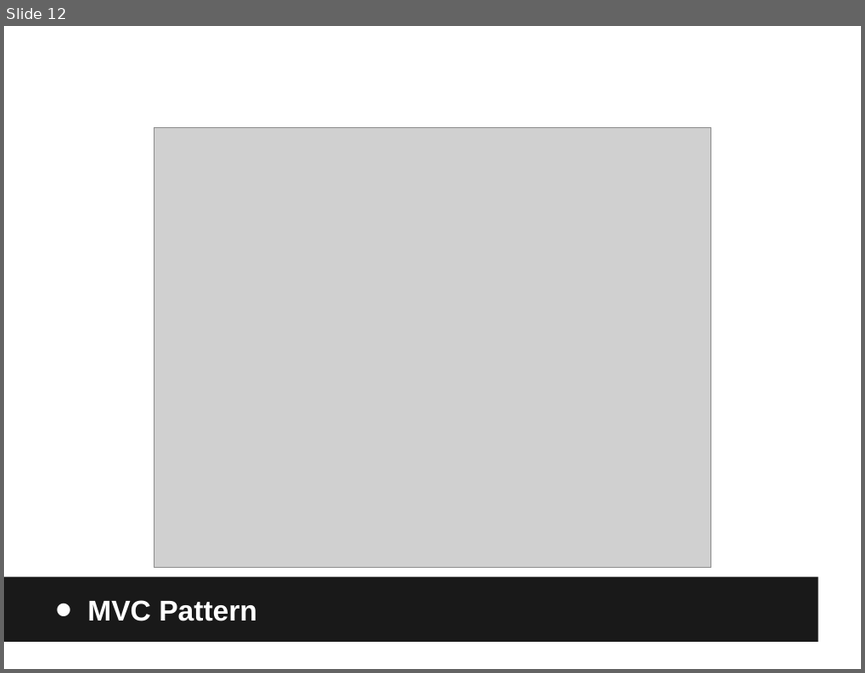
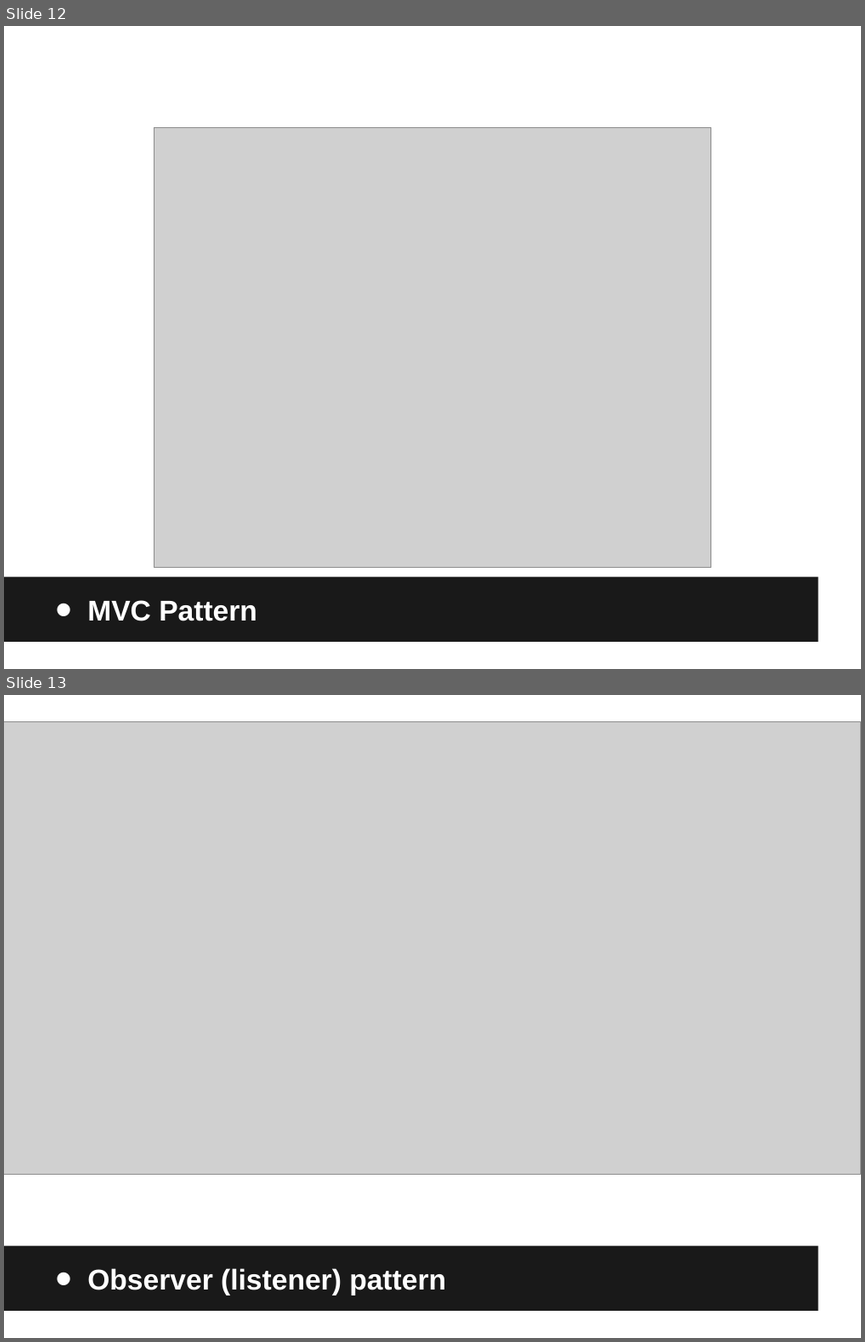
Before and after one commit to hmehr/soen6471, a slide deck: M4/BORGPresentation.pptx. Shown one above the other, each under a label of ours: slide 12 before the commit, slides 12 and 13 after it. The pictures are 865x673 and 865x1342 pixels, drawn with LibreOffice and Linux fonts; fonts in the diff are those of the drawing; grey boxes stand for pictures. Boxes give left, top, right and bottom in pixels: in the first picture for what was removed or moved away, otherwise in the second. Text is boxed around its words. In the diff, an @@ line names an element or a change of style, - is before the commit and + after.

```diff
--- a/M4/BORGPresentation.pptx
+++ b/M4/BORGPresentation.pptx
@@ slide 13 added at (4,695,861,1338), background #FFFFFF; not listed: 1 template element that a slide beside it also shows @@
@@ picture added at (4,721,861,1174) @@
@@ text added at (87,1268,446,1295), 24 pt, text #FFFFFF, bold @@
+• Observer (listener) pattern
```
Also in this commit, not shown: 1 other file.
